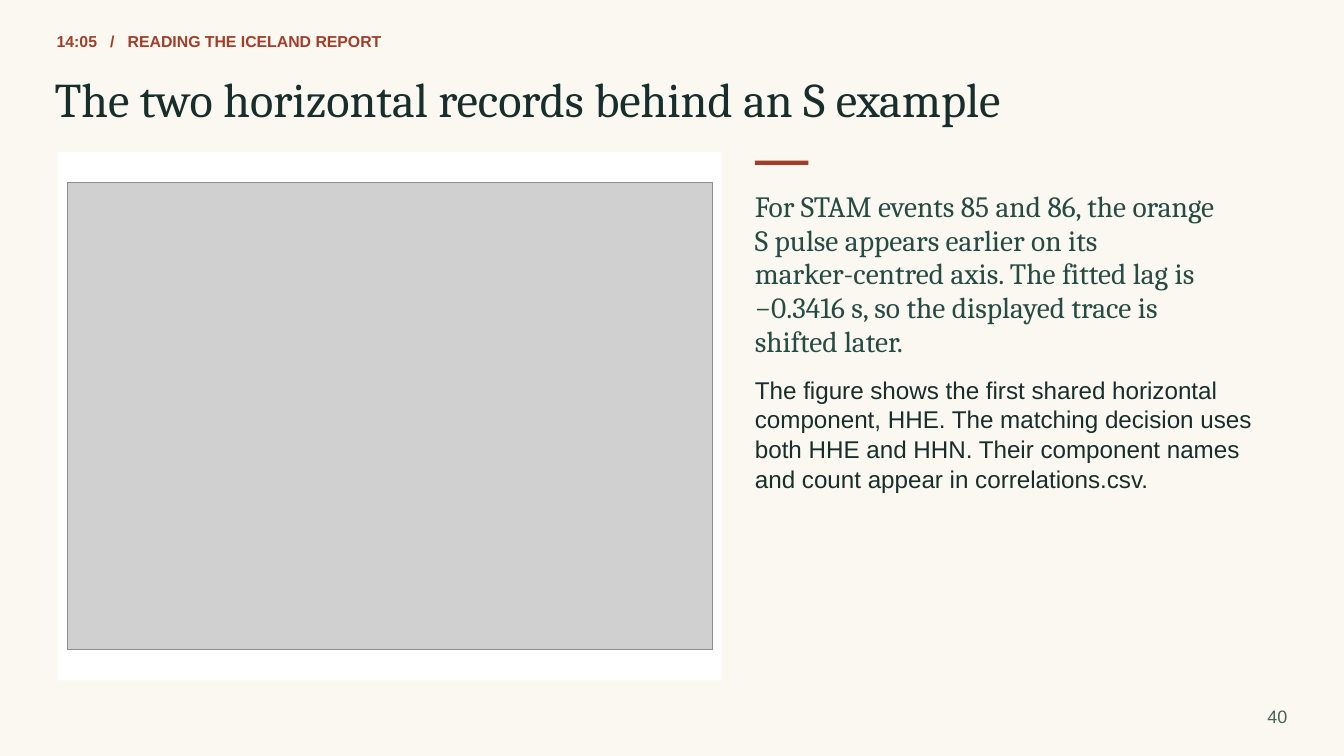
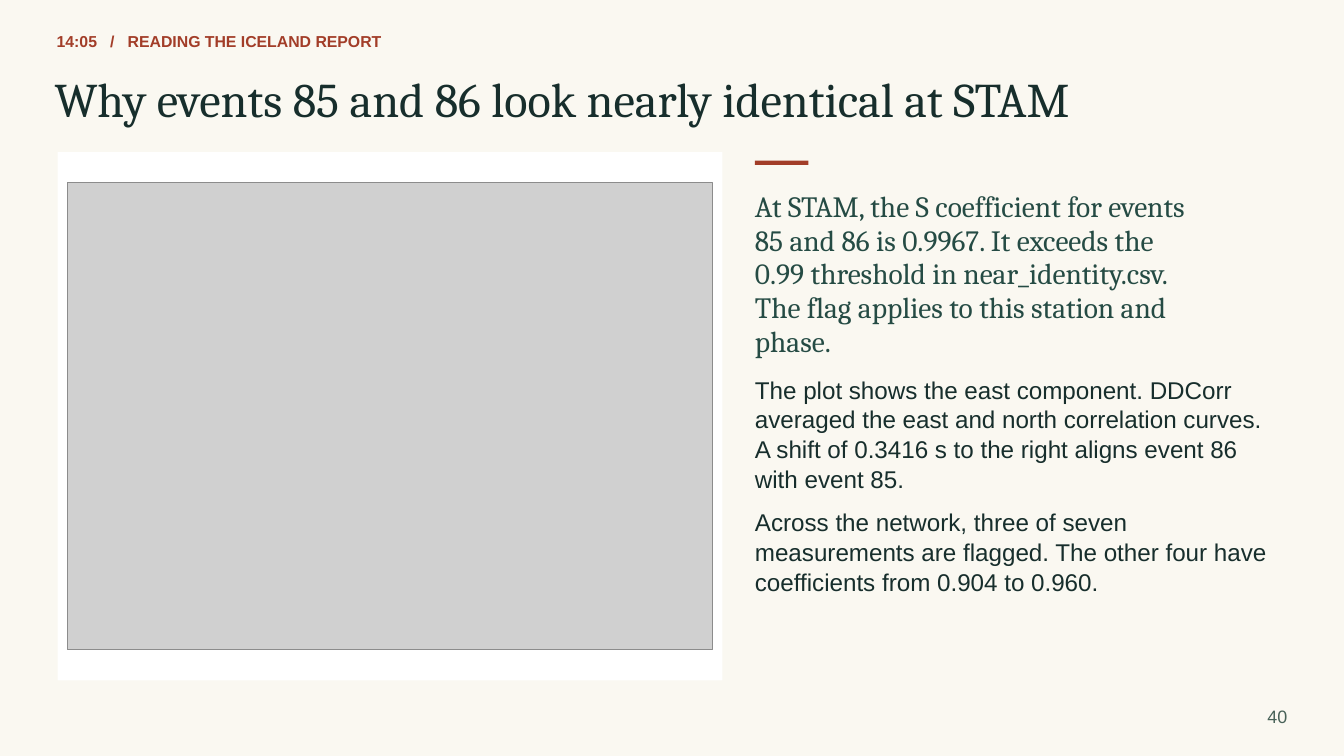
Before and after one commit to eliasrh/DDCorr.jl, a slide deck: slide 40 of teaching/DDCorr_minicourse.pptx. Drawn at 1344x756 pixels with LibreOffice and Linux fonts; fonts in the diff are those of the drawing; grey boxes stand for pictures. Boxes give left, top, right and bottom in pixels: in the first picture for what was removed or moved away, otherwise in the second. Text is boxed around its words. In the diff, an @@ line names an element or a change of style, - is before the commit and + after.

```diff
--- a/teaching/DDCorr_minicourse.pptx
+++ b/teaching/DDCorr_minicourse.pptx
@@ text at (x1=55, y1=83, x2=1069, y2=128): text changed @@
-The two horizontal records behind an S example
+Why events 85 and 86 look nearly identical at STAM
@@ text added at (x1=755, y1=196, x2=1184, y2=221), 21 pt, text #254B44 @@
+At STAM, the S coefficient for events
@@ text at (x1=755, y1=230, x2=1154, y2=252): text changed @@
-For STAM events 85 and 86, the orange
+85 and 86 is 0.9967. It exceeds the
@@ text removed at (x1=755, y1=230, x2=1097, y2=257) @@
-S pulse appears earlier on its
@@ text at (x1=755, y1=263, x2=1168, y2=291): text changed @@
-marker-centred axis. The fitted lag is
+0.99 threshold in near_identity.csv.
@@ text at (x1=755, y1=297, x2=1166, y2=325): text changed @@
-−0.3416 s, so the displayed trace is
+The flag applies to this station and
@@ text at (x1=755, y1=331, x2=831, y2=358): text changed @@
-shifted later.
+phase.
@@ text at (x1=755, y1=381, x2=1232, y2=404): text changed @@
-The figure shows the first shared horizontal
+The plot shows the east component. DDCorr
@@ text at (x1=755, y1=410, x2=1261, y2=433): text changed @@
-component, HHE. The matching decision uses
+averaged the east and north correlation curves.
@@ text at (x1=755, y1=440, x2=1237, y2=463): text changed @@
-both HHE and HHN. Their component names
+A shift of 0.3416 s to the right aligns event 86
@@ text at (x1=755, y1=470, x2=904, y2=489): text changed @@
-and count appear in correlations.csv.
+with event 85.
@@ text added at (x1=755, y1=513, x2=1127, y2=534), 17.2 pt, text #172E2C @@
+Across the network, three of seven
@@ text added at (x1=755, y1=543, x2=1266, y2=566), 17.2 pt, text #172E2C @@
+measurements are flagged. The other four have
@@ text added at (x1=755, y1=573, x2=1098, y2=592), 17.2 pt, text #172E2C @@
+coefficients from 0.904 to 0.960.
```
Also in this commit, not shown: 14 other slides changed, 3 slides added, 3 slides removed, 23 other files.
